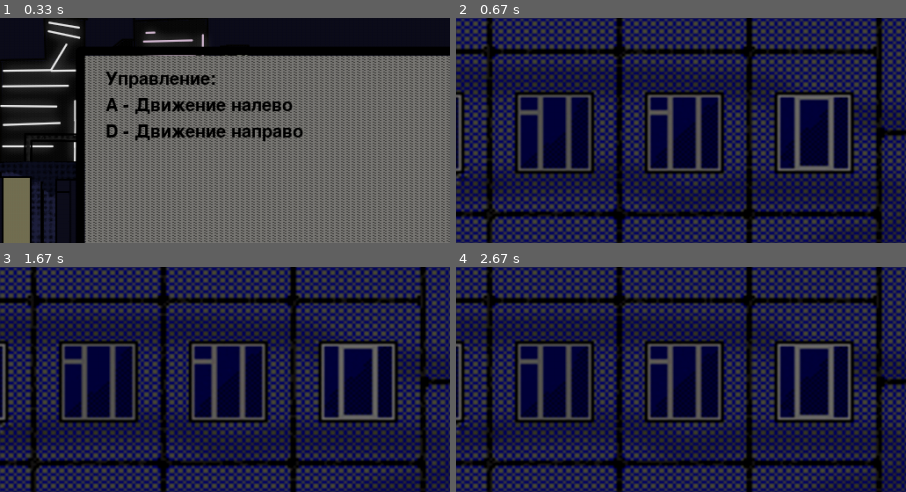
Above: before the commit, frames 1-4 (two rows, left to right).
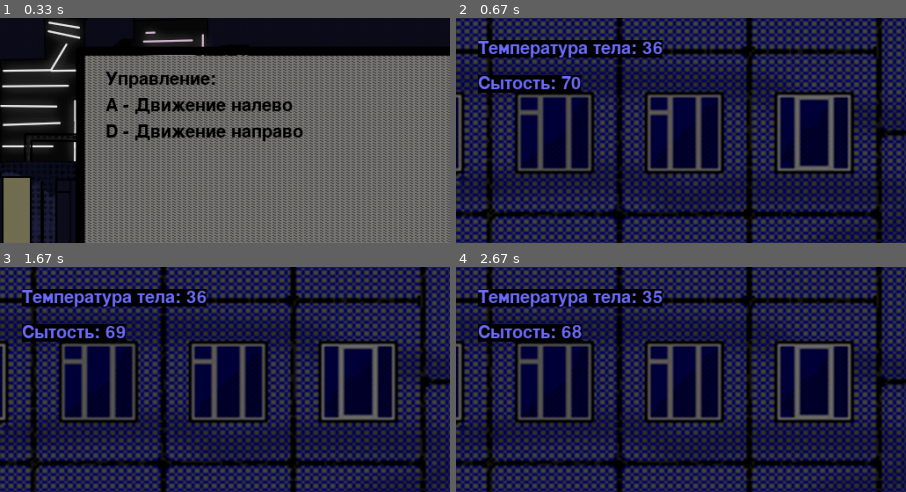
Above: after the commit, the same moments.

Repository: Stormev/Survival-entrance-Pygame
Game: pygame game, started from main.py
The game is run twice, just before and just after one commit, with the same random seed, the same clock (stepped at 60 frames per second) and the same inputs.
Inputs:
- Up to frame 1 (0.33 s): no input
- Up to frame 2 (0.67 s): tap Tab at 0.33 s
- Up to frame 3 (1.67 s): hold D 0.67-1.13 s; hold W 1.17-1.47 s; hold D from 1.5 s (still down)
- Up to frame 4 (2.67 s): release D at 1.97 s; hold A 2-2.53 s
The pictures show only the part of the screen within x 0-50%, y 0-50%; the shares and areas given below are measured in that part.

Frame 1 is identical in both runs. In frame 2, 4.5% of the frame differs, in the area x 4-46%, y 9-34%; in frame 3, 4.5%; in frame 4, 4.5%.

Commit message:
game_update

Diff:
--- a/main.py
+++ b/main.py
@@ -175,16 +175,21 @@
 
 def next_locations(cur_player, turn):  # True = right False = left ЗАГРУЗКА ЛОКАЦИИ
     global LOCATION_NOW
+
+    def spawn_newItem():
+        for i in item_group:
+            i.kill()
+        for i in range(randint(0, 2)):
+            item = Item(randint(50, WIDTH - 50))
+
     if turn and len(Locations) > LOCATION_NOW + 1:
         LOCATION_NOW += 1
         cur_player.rect.x = 100
-        for i in item_group:
-            i.kill()
-        for i in range(randint(0, 2)):
-            item = Item(randint(60, WIDTH - 60))
+        spawn_newItem()
     elif LOCATION_NOW - 1 >= 0 and not turn:
         LOCATION_NOW -= 1
         cur_player.rect.x = WIDTH - 150
+        spawn_newItem()
     elif turn:
         cur_player.rect.x -= 20
     else:
@@ -227,6 +232,21 @@
                     start_game()
         pygame.display.flip()
         clock.tick(FPS)
+
+
+def draw_status():  # Рендер текста атрибутов персонажа
+    font = pygame.font.Font(None, 30)
+    info = [f'Температура тела: {player.temp}', f'Сытость: {player.hungry}']
+
+    text_coord = 25, 5
+    for i, line in enumerate(info):
+        string_rendered = font.render(line, 1, (110, 110, 255), (0, 0, 0))
+        intro_rect = string_rendered.get_rect()
+        text_coord = text_coord[0], text_coord[1] + 20
+        intro_rect.top = text_coord[1]
+        intro_rect.x = text_coord[0]
+        text_coord = text_coord[0], text_coord[1] + intro_rect.height
+        screen.blit(string_rendered, intro_rect)
 
 
 def start_game():
@@ -283,14 +303,10 @@
             elif player.in_house:
                 if player.temp + 1 <= 36:
                     player.temp += 1
-
-            print('--------------------------')
-            print('Hungry:', player.hungry)
-            print('Temperature:', player.temp)
         else:
             to_second_count += 1
 
-        if player.hungry < 0: # Проверка выживаемости
+        if player.hungry < 0:  # Проверка выживаемости
             end_game(False)
             break
         elif player.temp <= 25:
@@ -299,13 +315,16 @@
 
         # Рендер
         screen.fill((50, 50, 70))
+
         load_location(LOCATION_NOW)
-
+        draw_status()
         collide_items()
+
         player_group.update()
         player_group.draw(screen)
         item_group.update()
         item_group.draw(screen)
+
         pygame.display.flip()
         clock.tick(FPS)
 
Binary file changed: data/scores.db
